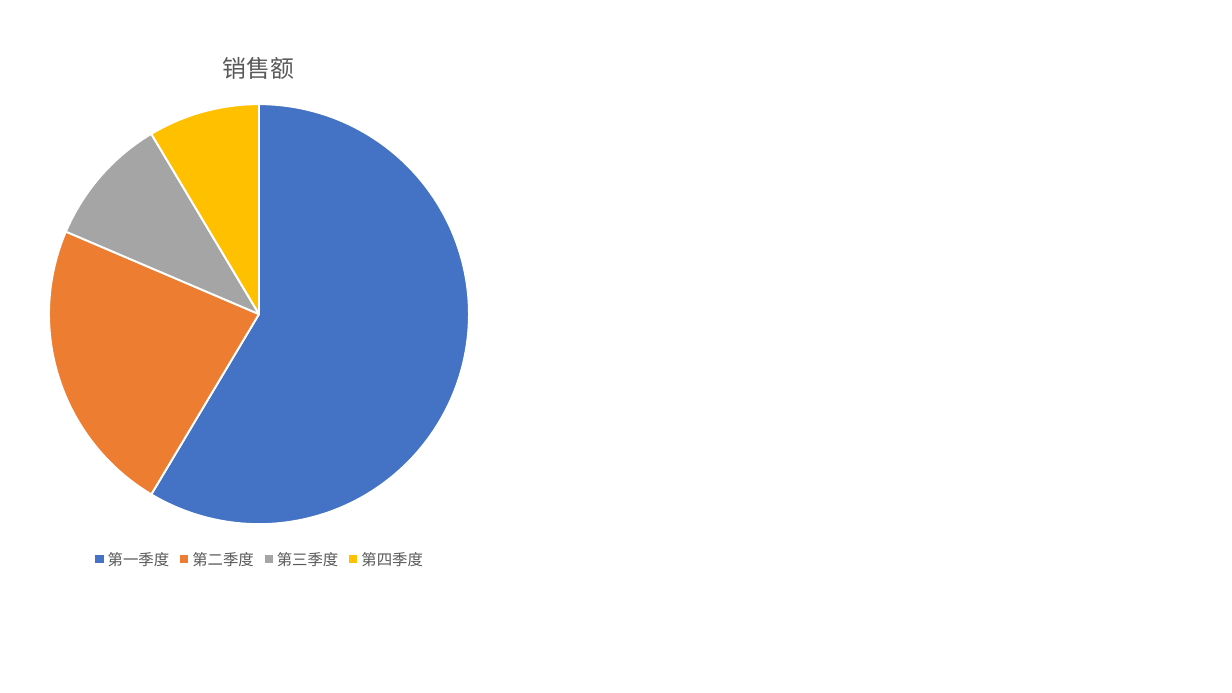
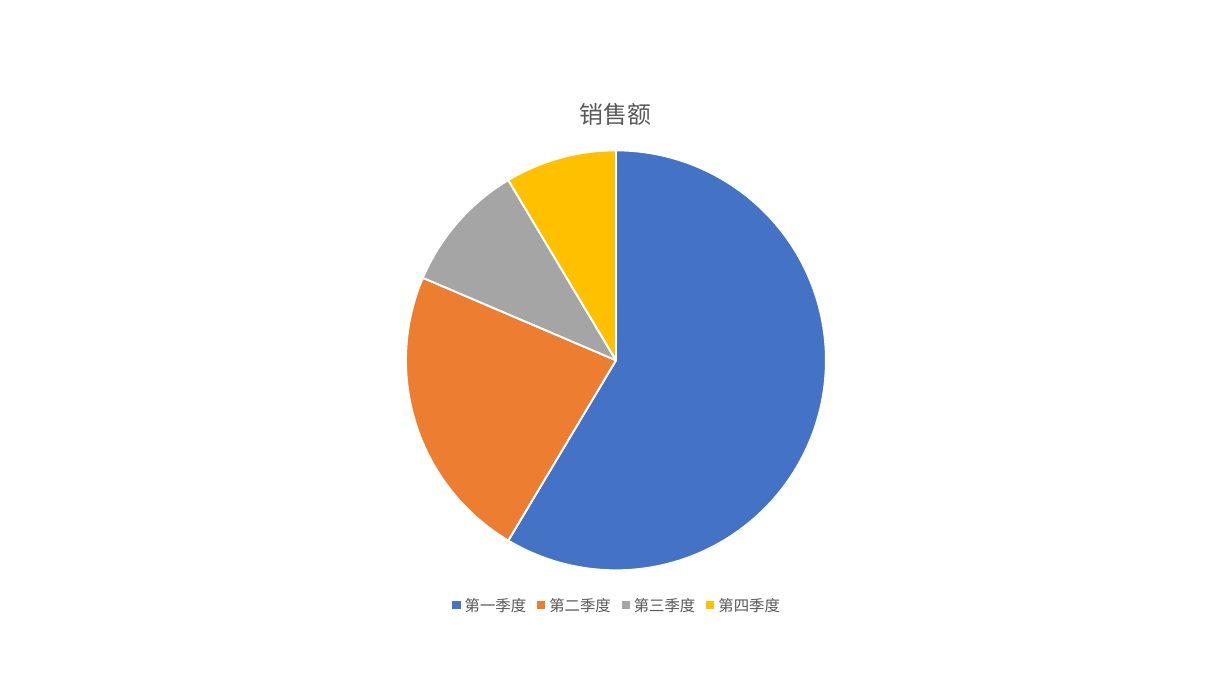
Before and after one commit to CyberspaceStudio/minimalist, a slide deck: slide 6 of src/main/resources/static/pptTemplate/template.pptx. Drawn at 1232x693 pixels with LibreOffice and Linux fonts; fonts in the diff are those of the drawing; background and template pictures are left out. Boxes give left, top, right and bottom in pixels: in the first picture for what was removed or moved away, otherwise in the second. Text is boxed around its words. In the diff, an @@ line names an element or a change of style, - is before the commit and + after.

```diff
--- a/src/main/resources/static/pptTemplate/template.pptx
+++ b/src/main/resources/static/pptTemplate/template.pptx
@@ pie chart: place and size @@
-pie chart at [0, 27, 670, 575]
+pie chart at [205, 73, 1027, 621]
```
Also in this commit, not shown: 6 other files.
